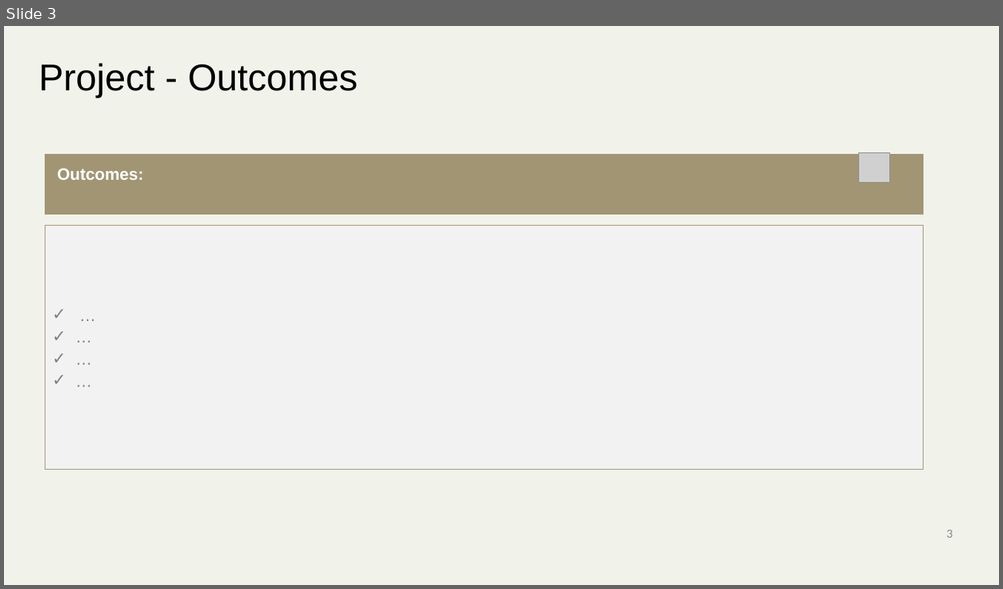
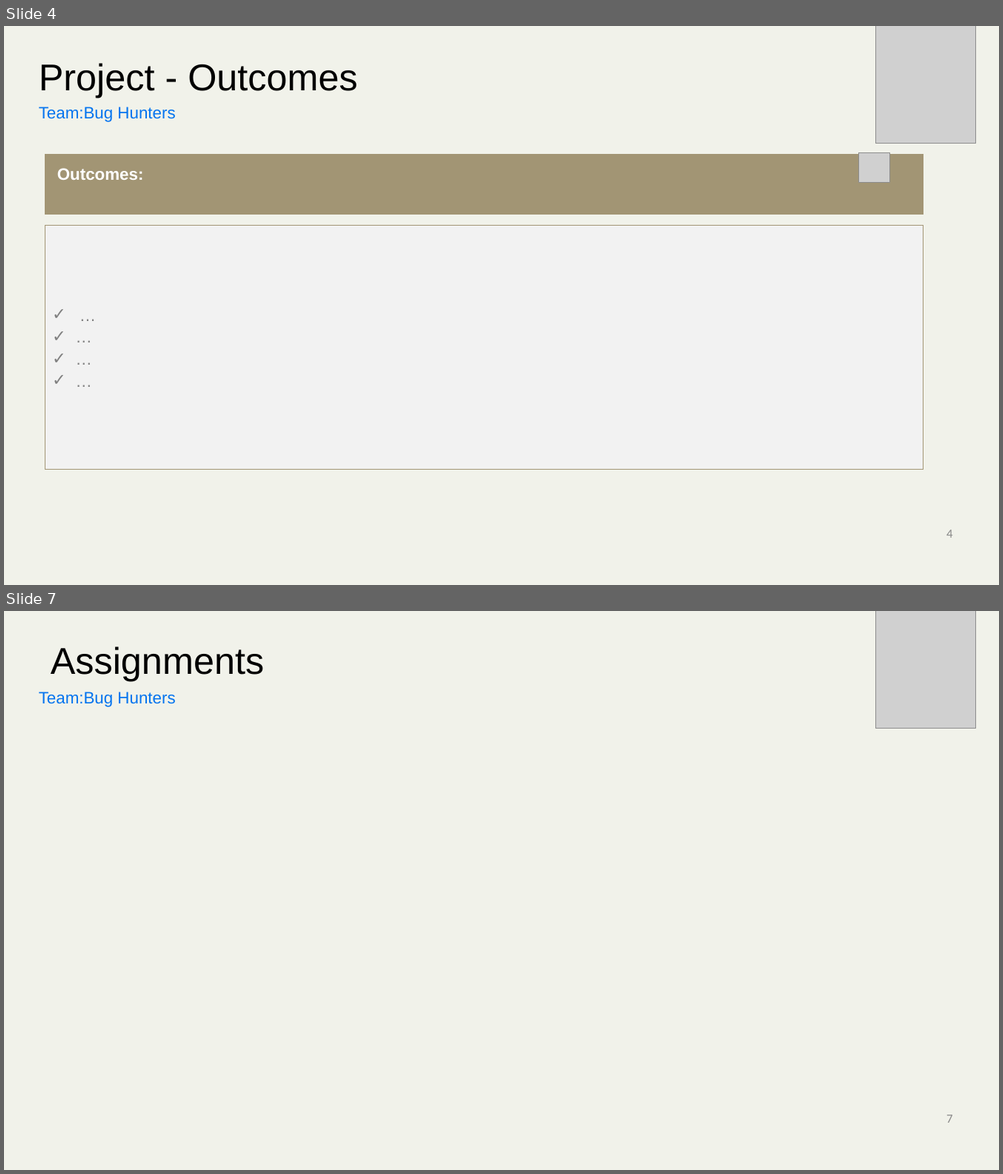
Before and after one commit to mickknutson/SITE_BOOTCAMP_QA, a slide deck: StudentWork/Nada/Project_01/SITE_PROJECT_TEMPLATE.pptx. Shown one above the other, each under a label of ours: slide 3 before the commit, slides 4 and 7 after it; the slides between them are not shown. The pictures are 1003x589 and 1003x1174 pixels, drawn with LibreOffice and Linux fonts; fonts in the diff are those of the drawing; grey boxes stand for pictures; background and template pictures are left out. Boxes give left, top, right and bottom in pixels: in the first picture for what was removed or moved away, otherwise in the second. Text is boxed around its words. In the diff, an @@ line names an element or a change of style, - is before the commit and + after.

```diff
--- a/StudentWork/Nada/Project_01/SITE_PROJECT_TEMPLATE.pptx
+++ b/StudentWork/Nada/Project_01/SITE_PROJECT_TEMPLATE.pptx
@@ slide 7 added at <box>4,611,999,1170</box>, background #F1F2EA @@
@@ picture added at <box>876,611,976,729</box> @@
@@ title added at <box>51,647,264,681</box>, 36 pt, text #000000 @@
+Assignments
@@ text added at <box>39,692,175,707</box>, 16 pt, text #0474EF @@
+Team:Bug Hunters
@@ page number added at <box>946,1115,952,1123</box>, 12 pt, text #888888 @@
+7
@@ what was slide 3 is now slide 4 @@
@@ slide 4 changed as well @@
@@ picture added at <box>876,26,976,144</box> @@
@@ text added at <box>39,107,175,122</box>, 16 pt, text #0474EF @@
+Team:Bug Hunters
@@ page number at <box>946,530,952,538</box>: text changed @@
-3
+4
```
Also in this commit, not shown: 3 other slides changed, 2 other slides added, 2 slides removed, 13 other files.
